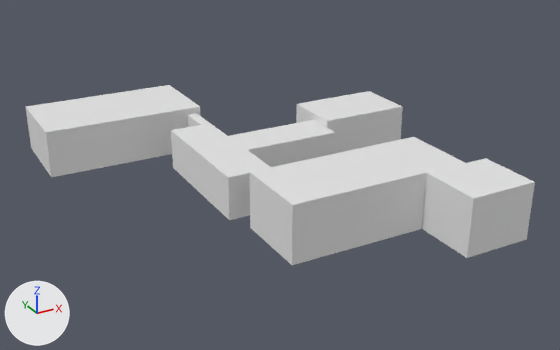
One commit to the glTF model 共通教育棟.glb: the scene before it, then after it.
Rendered twice from a 50 mm lens placed at (-21.4, -30.9, 19.2), pointed at (-1.2, 5.8, 0.8). The lights are fixed; the arrows at lower left show +X, +Y and +Z. The older version comes first.

Objects in the first picture: '立方体', '立方体.001', '立方体.002'.
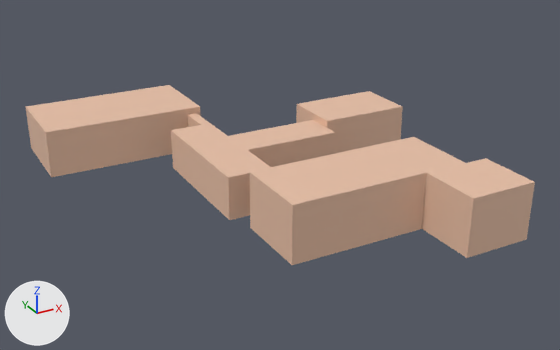
What differs and where, as boxes (x1, y1, x2, y2) in the pictures (560 x 350 px):
```json
{"object": "立方体", "change": "recoloured", "before": [250, 137, 535, 265], "after": [250, 137, 535, 265], "on screen": "white to beige"}
{"object": "立方体.001", "change": "recoloured", "before": [171, 91, 403, 220], "after": [171, 91, 403, 220], "on screen": "white to beige"}
{"object": "立方体.002", "change": "recoloured", "before": [26, 85, 201, 177], "after": [26, 85, 201, 177], "on screen": "white to beige"}
```

The change, as JSON lines over the scene's bpy script:
```json
{"op": "add", "block": "mat_hoge01_002", "code": ["mat_hoge01_002 = principled_material('hoge01.002')", "mat_hoge01_002.base_color = (0.823, 0.53, 0.383)  # beige #eac0a6"]}
{"block": "me_立方体_003", "where": "me_立方体_003.from_pydata(...)  # 32 vertices, 60 faces; spans x -8.96..1.0, y -1.0..4.47, z -1.0..1.92"}
{"op": "add", "block": "me_立方体_003", "code": "me_立方体_003.materials.append(mat_hoge01_002)  # beige #eac0a6"}
{"block": "me_立方体", "where": "me_立方体.from_pydata(...)  # 88 vertices, 172 faces; spans x -1.0..13.37, y -3.28..9.54, z -1.0..1.98"}
{"op": "add", "block": "me_立方体", "code": "me_立方体.materials.append(mat_hoge01_002)  # beige #eac0a6"}
{"block": "me_立方体_001", "where": "me_立方体_001.from_pydata(...)  # 54 vertices, 104 faces; spans x -5.28..6.64, y -5.77..2.23, z -1.63..1.63"}
{"op": "add", "block": "me_立方体_001", "code": "me_立方体_001.materials.append(mat_hoge01_002)  # beige #eac0a6"}
```
